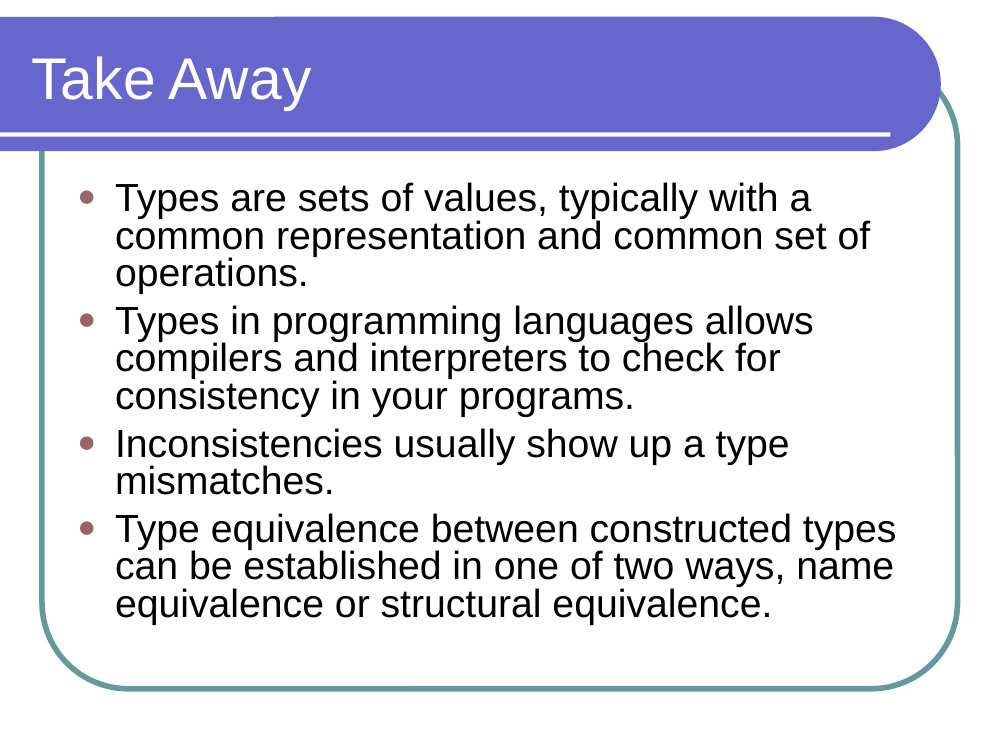
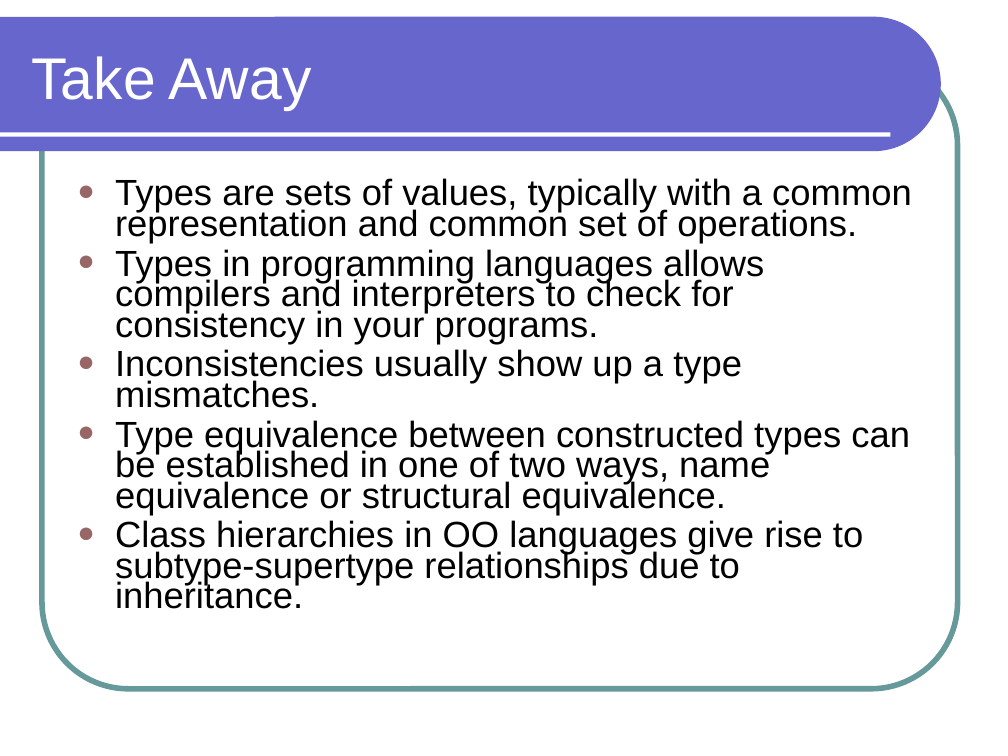
Before and after one commit to lutzhamel/CSC301, a slide deck: slide 24 of notes/csc301-ln003.ppt (slide 23 before the commit). Drawn at 1008x756 pixels with LibreOffice and Linux fonts; fonts in the diff are those of the drawing. Boxes give left, top, right and bottom in pixels: in the first picture for what was removed or moved away, otherwise in the second. Text is boxed around its words. In the diff, an @@ line names an element or a change of style, - is before the commit and + after.

```diff
--- a/notes/csc301-ln003.ppt
+++ b/notes/csc301-ln003.ppt
@@ text at <box>115,178,912,515</box>: size 28 to 26 pt in "Types are sets of values, typically with ...", "Types in programming languages allows compilers and ...", "Inconsistencies usually show up a type mismatches.", "Type equivalence between constructed types can be ..."; line spacing 0.8 to 0.7 @@
@@ text at <box>115,520,863,609</box>: paragraph added @@
+● Class hierarchies in OO languages give rise to subtype-supertype relationships due to inheritance.
```
Also in this commit, not shown: 2 other slides changed, 1 slide added, 3 other files.
